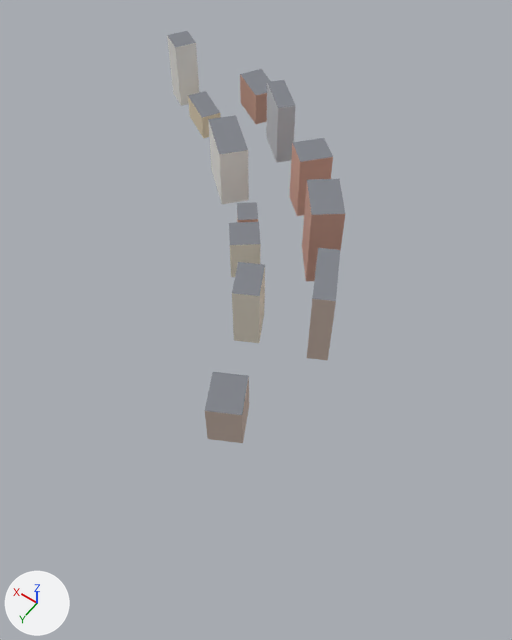
The glTF model apps/client/public/cities/moscow_synth/tiles/-2_1.glb, before and after one commit.
One viewpoint serves both versions: a camera (50 mm lens) standing at (-593.0, -149.0, 308.0) and looking at (-452.0, -347.0, -3.0). Arrows for +X, +Y and +Z are at lower left; the lights stay in place. The first picture is the older version. Vertices at exactly the same position are counted once.
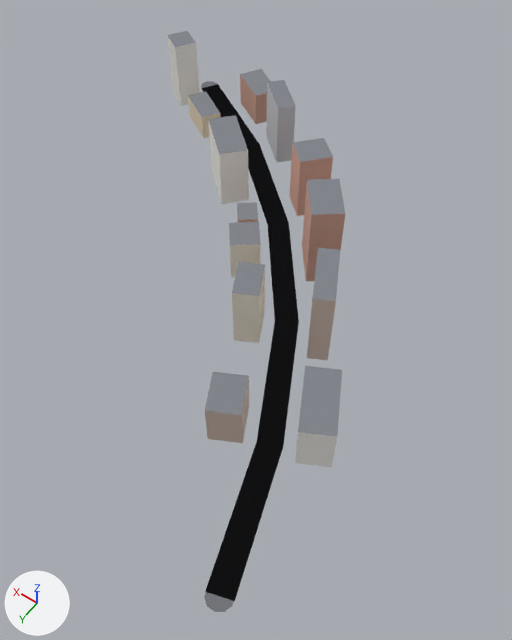
The newer file is also turned or shifted as a whole; pictures and numbers use the older file's frame.

Changed parts and their boxes (x1, y1, x2, y2) in the pictures (512 x 640 px):
'Mesh_0', reshaped (41% taller)
    before: (167, 31, 345, 443)
    after: (167, 31, 345, 612)
part 1 of me_mesh_0, added
    after: (201, 81, 342, 612)

What changed in the scene script:
```text
Add mat_road:
    mat_road = bpy.data.materials.new('road')
    mat_road.use_nodes = True; mat_road.node_tree.nodes.clear()
    _N = mat_road.node_tree.nodes; _L = mat_road.node_tree.links
    n0 = _N.new('ShaderNodeBsdfPrincipled'); n0.name = 'Principled BSDF'
    n0.inputs[2].default_value = 0.85  # 'Roughness'
    n1 = _N.new('ShaderNodeOutputMaterial'); n1.name = 'Material Output'
    n2 = _N.new('ShaderNodeVertexColor'); n2.name = 'Color Attribute'
    _L.new(n0.outputs[0], n1.inputs[0])  # 'BSDF' to 'Surface'
    _L.new(n2.outputs[0], n0.inputs[0])  # 'Color' to 'Base Color'
Change me_mesh_0:
    used by ob_mesh_0; location = (0.0, 0.0, 0.0)
    remove me_mesh_0.from_pydata(...)  # 96 vertices, 120 faces; spans x -499.0..-281.0, y -514.0..-271.0, z 0.0..52.0
    add me_mesh_0.from_pydata(...)  # 138 vertices, 160 faces; spans x -534.0..-281.0, y -514.0..-209.0, z 0.0..52.0
    me_mesh_0 part 1
    42 vertices are added at x -534.0..-291.0, y -510.0..-209.0, z 0.0..30.0
    30 new faces join them, mat_road
    8 new faces join them, mat_facade
    2 new faces join them, mat_roof
    add me_mesh_0.materials.append(mat_road)
```
